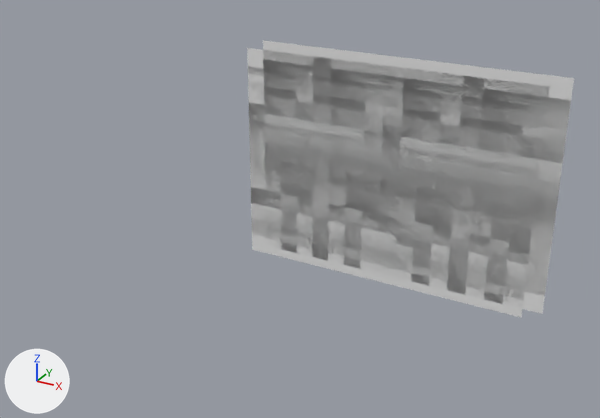
A saved change to the OBJ model Assets/Tiled2Unity/Meshes/testi.obj.
Camera for both pictures: a 50 mm camera at (216.0, -1194.0, 334.0) aimed at (-455.0, 26.0, -276.0). The axes (+X, +Y, +Z) are drawn at lower left. The lights are the same throughout. Where no turn or scale is listed for an object, it has been applied to the vertices.

In view in the first picture: 'testi'.
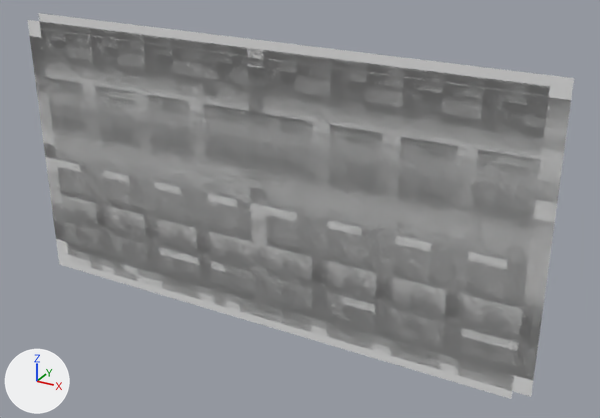
Diff of the bpy script that builds the scene:
```diff
--- a/Assets/Tiled2Unity/Meshes/testi.obj.py
+++ b/Assets/Tiled2Unity/Meshes/testi.obj.py
@@ me_testi @@
 # used by ob_testi; location = (0.0, 0.0, 0.0)
-me_testi.from_pydata(...)  # 234 vertices, 176 faces; spans x -544.0..0.0, y 0.0, z -368.0..32.0
+me_testi.from_pydata(...)  # 612 vertices, 512 faces; spans x -1056.0..0.0, y 0.0, z -528.0..32.0
+# me_testi part 1: 378 vertices added at x -1056.0..0.0, y 0.0, z -528.0..32.0
```

Pixel boxes [x1, y1, x2, y2] of what changed, in the pictures (600 x 418 px):
'testi', reshaped (67% wider, 39% taller)
    before: [247, 40, 574, 317]
    after: [28, 13, 574, 399]
part 1 of me_testi, added
    after: [28, 13, 542, 399]
